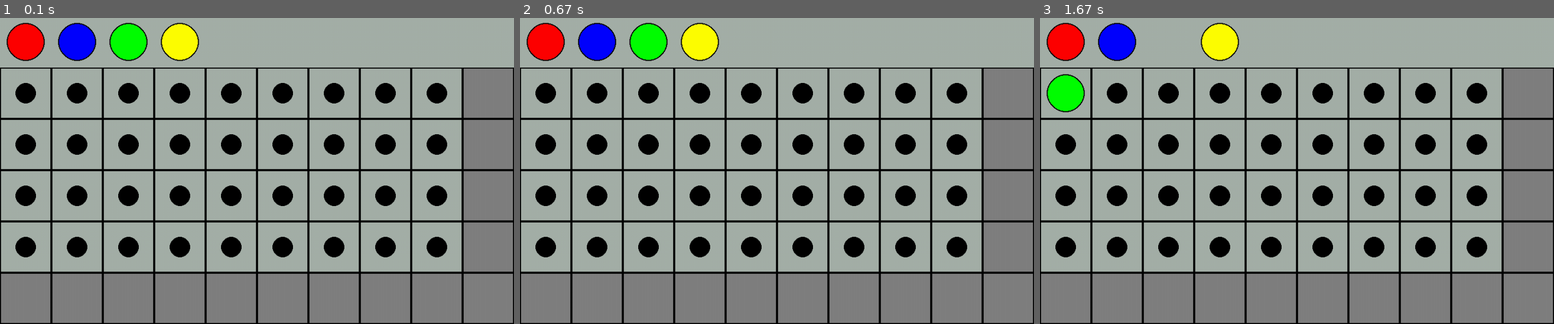
Above: before the commit, frames 1-3 (left to right).
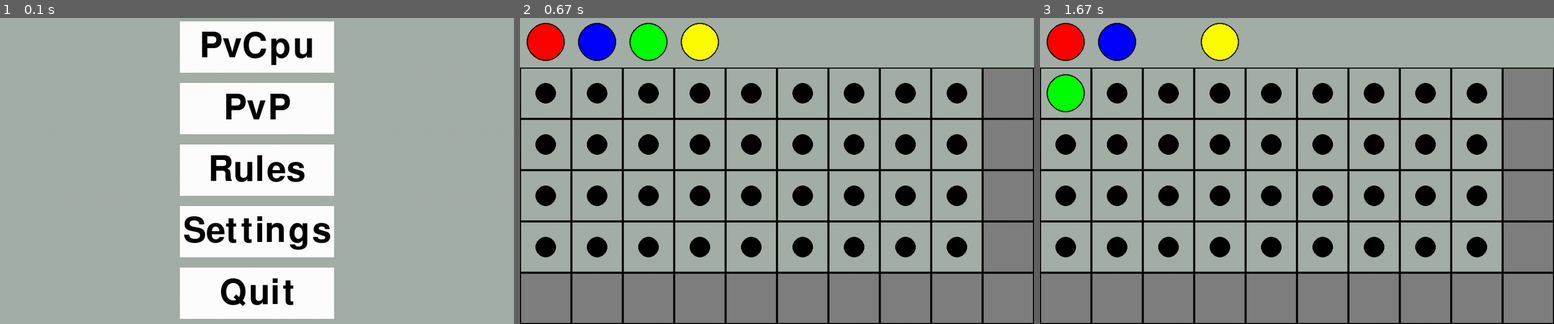
Above: after the commit, the same moments.

Repository: mjesposito25/Mastermind
Game: pygame game, started from PyGameVersion/main.py
Same seed, same stepped clock (60 frames per second), same inputs: the game is played once before the commit and once after it.
Inputs (mouse positions are in pixels of both pictures, inside the frame that each line leads up to):
- Up to frame 1 (0.1 s): no input
- Up to frame 2 (0.67 s): click (777, 45) at 0.38 s, where only the run after the commit has a clickable "PvCpu"
- Up to frame 3 (1.67 s): click (1173, 171) at 0.72 s; click (1163, 54) at 1.55 s

The runs differ from the first frame. In frame 1, 56% of the frame differs, in the area x 0-100%, y 1-100%; in frame 2, nothing differs; in frame 3, nothing differs.

Commit message:
Added Menu with buttons

Diff:
--- a/PyGameVersion/GameFiles/board.py
+++ b/PyGameVersion/GameFiles/board.py
@@ -101,7 +101,7 @@
                     x = 525 if k < 2 else 575
                     y = 25 + (i * 100) + (50 * (k % 2))
                     radius = SQUARE_SIZE // 4 - 10
-                    pygame.draw.circle(win, color,  (y, x), radius)
+                    pygame.draw.circle(win, color, (y, x), radius)
 
     def draw_code(self, win, who):
         for i in range(4):
--- a/PyGameVersion/GameFiles/game.py
+++ b/PyGameVersion/GameFiles/game.py
@@ -3,13 +3,15 @@
 
 from GameFiles.board import Board
 from GameFiles.rules import Rules
+from GameFiles.menu import Menu
 from GameFiles.constants import SQUARE_SIZE
 
 class Game:
     def __init__(self, win):
         self.win = win
         self._init()
-        self.state = 'game'
+        self.state = 'menu'
+        self.menu = Menu(self.win)
 
     def _init(self):
         self.selected = None
@@ -20,7 +22,9 @@
 
     # display updates
     def update(self):
-        if self.state == 'game':
+        if self.state == 'menu':
+            self.menu.draw(self.win)
+        elif self.state == 'pvc':
             self.board.draw(self.win)
         pygame.display.update()
 
@@ -35,8 +39,13 @@
 
     def game_loop(self):
         pos = pygame.mouse.get_pos()
-        row, col = self.get_row_col_from_mouse(pos)
-        self.choose_color(row, col)
+        if self.state == 'menu':
+            self.state = self.menu.button_click(pos)
+        elif self.state == 'pvc':
+            row, col = self.get_row_col_from_mouse(pos)
+            self.choose_color(row, col)
+        else:
+            self.state = 'menu'
 
     # using mouse button, set empty pin to color
     def choose_color(self, row, col):
--- /dev/null
+++ b/PyGameVersion/GameFiles/menu.py
@@ -0,0 +1,31 @@
+import pygame
+
+from GameFiles.constants import COLORS
+
+class Menu:
+    def __init__(self, win):
+        self.win = win
+        self.states = ['pvc', 'pvp', 'rules', 'settings', 'quit']
+
+    def draw(self, win):
+        win.fill(COLORS['ash'])
+        self.button('PvCpu', 'white', (500, 60), win)
+        self.button('PvP', 'white', (500, 180), win)
+        self.button('Rules', 'white', (500, 300), win)
+        self.button('Settings', 'white', (500, 420), win)
+        self.button('Quit', 'white', (500, 540), win)
+
+    def button(self, text, color, coords, win):
+        font = pygame.font.SysFont(None, 100)
+        text = font.render(text, True, COLORS['black'])
+        text_rect = text.get_rect()
+        text_rect.center = coords
+        rect = pygame.Rect(0, 0, 300, 100)
+        rect.center = coords
+        pygame.draw.rect(win, COLORS[color], rect)
+        win.blit(text, text_rect)
+
+    def button_click(self, pos):
+        for i in range(5):
+            if 350 <= pos[0] <= 650 and (60 + i * 120) - 50 <= pos[1] <= (60 + i * 120) + 50:
+                return self.states[i]
